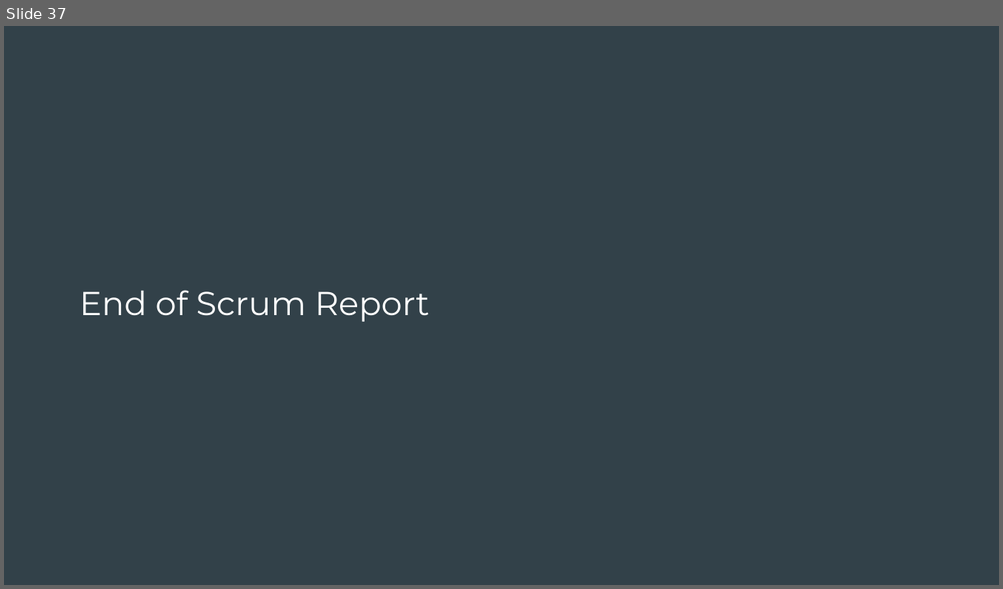
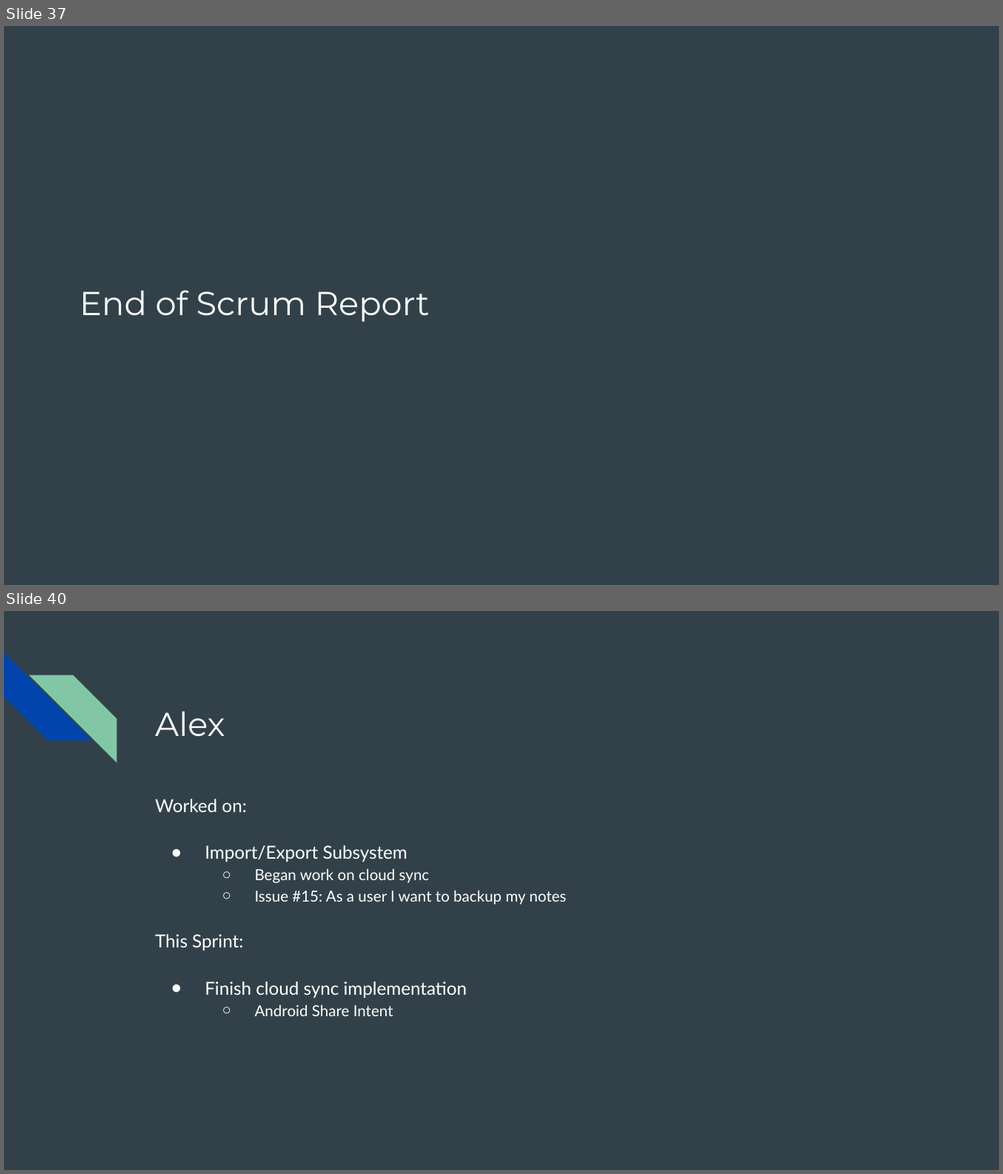
Before and after one commit to Incognoto/incognoto, a slide deck: SUM Presentations.pptx. Shown one above the other, each under a label of ours: slide 37 before the commit, slides 37 and 40 after it; the slides between them are not shown. The pictures are 1003x589 and 1003x1174 pixels, drawn with LibreOffice and Linux fonts; fonts in the diff are those of the drawing. Boxes give left, top, right and bottom in pixels: in the first picture for what was removed or moved away, otherwise in the second. Text is boxed around its words. In the diff, an @@ line names an element or a change of style, - is before the commit and + after.

```diff
--- a/SUM Presentations.pptx
+++ b/SUM Presentations.pptx
@@ slide 40 added at <box>4,611,999,1170</box>, background #324149 @@
@@ diag stripe added at <box>4,652,91,741</box>, fill #0145AC @@
@@ diag stripe added at <box>29,675,116,762</box>, fill #82C7A5 @@
@@ title added at <box>155,711,225,737</box>, 24 pt, text #FFFFFF @@
+Alex
@@ text added at <box>155,799,566,1017</box>, 11 pt, text #FFFFFF @@
+Worked on:
+● Import/Export Subsystem
+  ○ Began work on cloud sync
+  ○ Issue #15: As a user I want to backup my notes
+This Sprint:
+● Finish cloud sync implementation
+  ○ Android Share Intent
```
Also in this commit, not shown: 6 other slides added.
